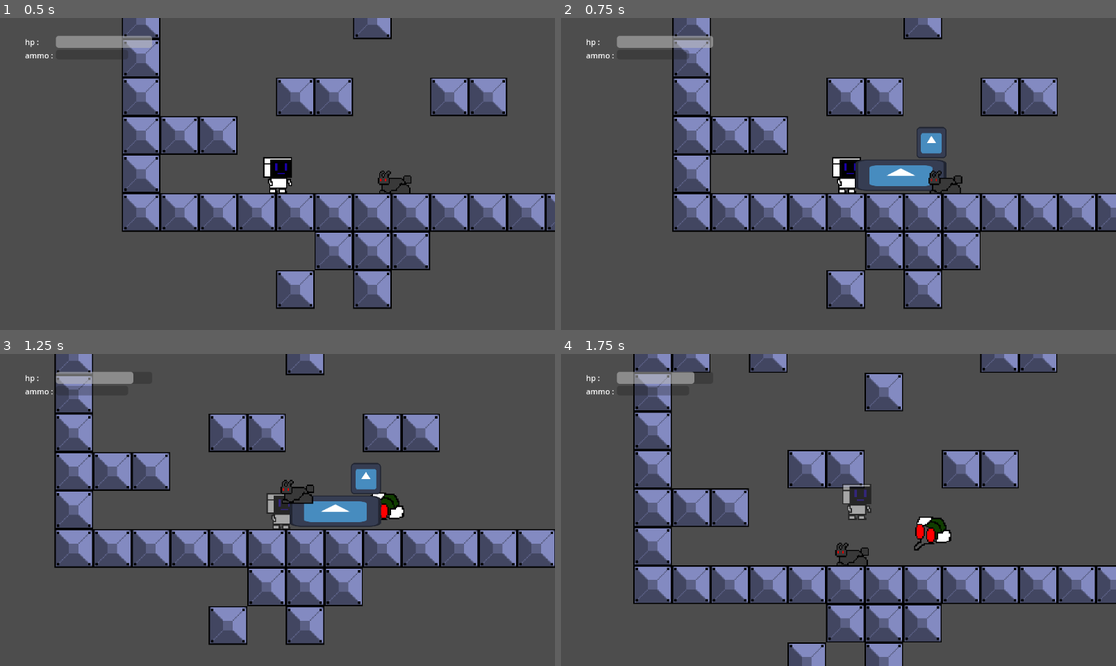
Above: before the commit, frames 1-4 (two rows, left to right).
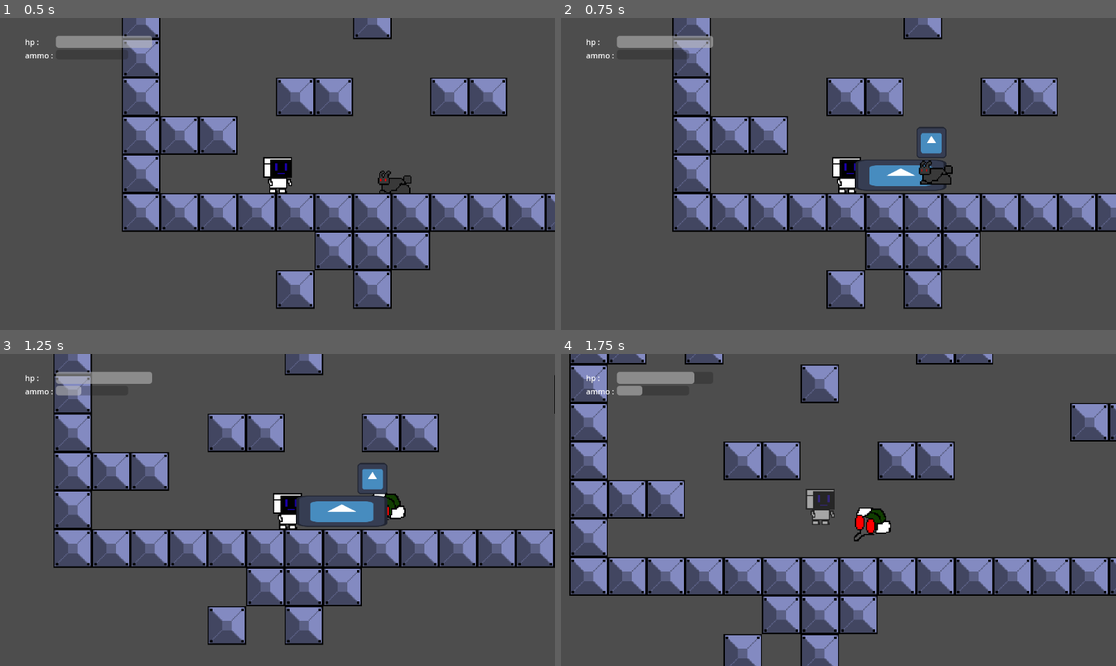
Above: after the commit, the same moments.

Repository: DanielKuhnDeAraujo/Robozin
Game: Godot game, scene res://scenes/jogo.tscn
Same seed, same stepped clock (60 frames per second), same inputs: the game is played once before the commit and once after it. The engine's default icon, where the game draws it, is replaced by a stand-in: a white triangle on a blue panel in a dark square.
Inputs:
- Up to frame 1 (0.5 s): no input
- Up to frame 2 (0.75 s): hold D (andar_direita) from 0.53 s (still down); hold Z (aspirar) from 0.53 s (still down)
- Up to frame 3 (1.25 s): keep holding D (andar_direita); keep holding Z (aspirar); tap Space (pulo) at 0.77 s
- Up to frame 4 (1.75 s): keep holding D (andar_direita); release Z (aspirar) at 1.28 s; tap Z (aspirar) at 1.35 s; tap Space (pulo) at 1.52 s

Frame 1 is identical in both runs. In frame 2, 0.3% of the frame differs, in the area x 64-73%, y 45-57%; in frame 3, 6.3%; in frame 4, 32%, in the area x 1-100%, y 0-100%.

Commit message:
coelho ajeitado

Diff:
--- a/scenes/cueio.tscn
+++ b/scenes/cueio.tscn
@@ -27,7 +27,7 @@
 [sub_resource type="RectangleShape2D" id="RectangleShape2D_j0o8x"]
 size = Vector2(25, 12)
 
-[node name="Cueio" type="CharacterBody2D"]
+[node name="Cueio" type="CharacterBody2D" groups=["inimigos"]]
 collision_layer = 2147483648
 script = ExtResource("1_j0o8x")
 
--- a/scripts/cueio.gd
+++ b/scripts/cueio.gd
@@ -2,6 +2,7 @@
 @onready var sprite: AnimatedSprite2D = $AnimatedSprite2D
 @onready var raycast: RayCast2D = $raycast
 @onready var vida_inimigo: Node = $VidaInimigo
+var pode_mover =true
 var seguindo  = "f"
 var dano = 1
 var vida =1
@@ -29,7 +30,8 @@
 			seguindo="direita"
 		else :
 			seguindo = "esquerda"
-	move_and_slide()
+	if pode_mover :
+		move_and_slide()
 
 
 func _on_pulo_timeout() -> void:
@@ -48,3 +50,7 @@
 		if velocity.x<0 :
 			sprite.flip_h= false
 			raycast.target_position=Vector2(-70,0)
+
+
+func interromper(estado: bool) -> void:
+	pode_mover = estado
